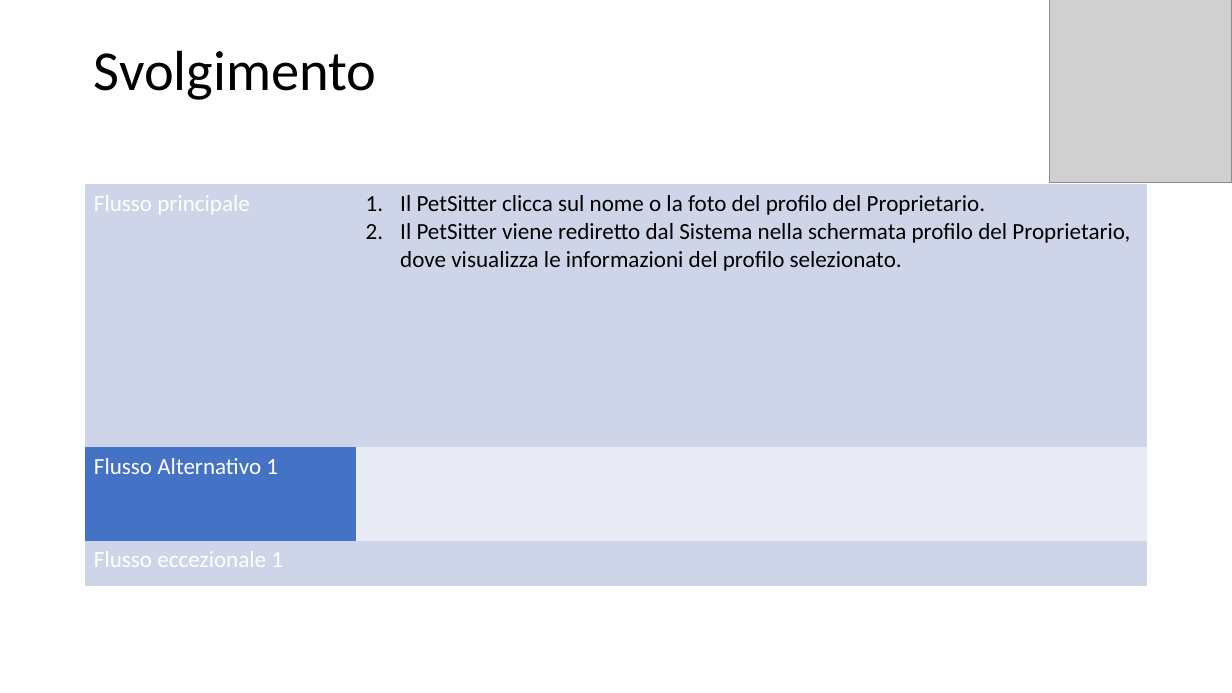
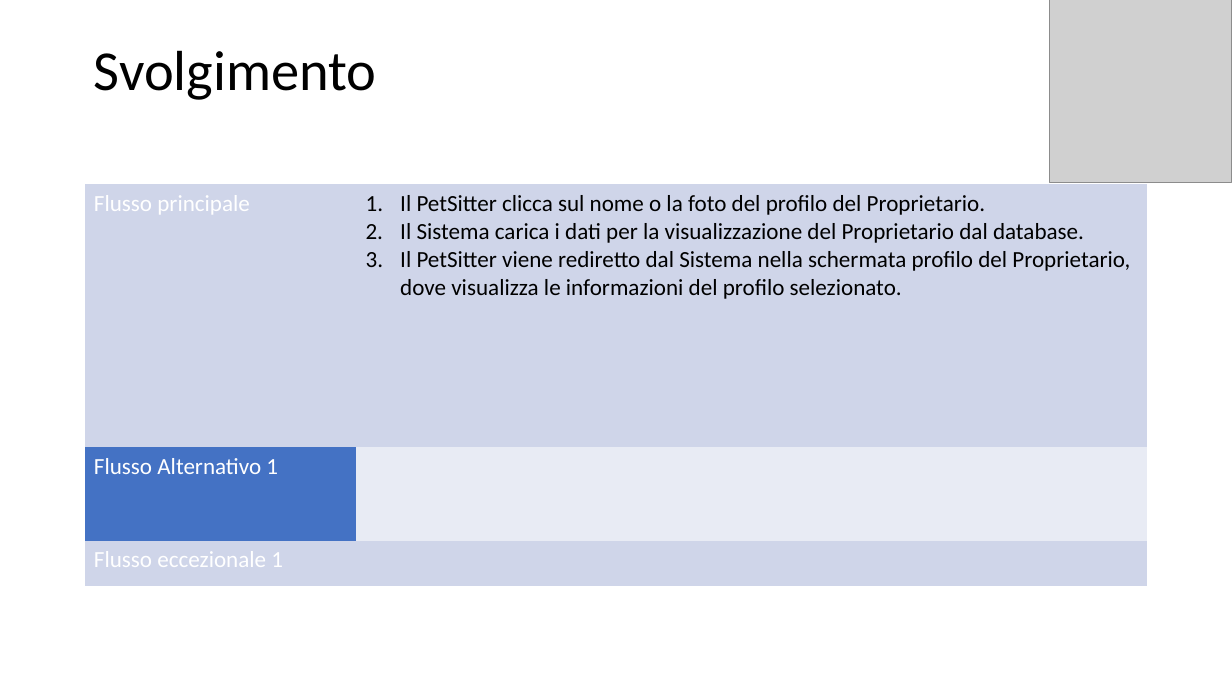
Before and after one commit to itsar19-20/pet, a slide deck: slide 4 of docs/useCaseTemplate/UseCase 33_VisualizzaProfiloProprietario_PetSitter.pptx. Drawn at 1232x693 pixels with LibreOffice and Linux fonts; fonts in the diff are those of the drawing; grey boxes stand for pictures. Boxes give left, top, right and bottom in pixels: in the first picture for what was removed or moved away, otherwise in the second. Text is boxed around its words. In the diff, an @@ line names an element or a change of style, - is before the commit and + after.

```diff
--- a/docs/useCaseTemplate/UseCase 33_VisualizzaProfiloProprietario_PetSitter.pptx
+++ b/docs/useCaseTemplate/UseCase 33_VisualizzaProfiloProprietario_PetSitter.pptx
@@ table at bbox=[85, 185, 1148, 571] @@
-row 1, column 2: Il PetSitter clicca sul nome o la foto del profilo del Proprietario. / Il PetSitter viene rediretto dal Sistema nella schermata profilo del Proprietario, dove visualizza le informazioni del profilo selezionato.
+row 1, column 2: Il PetSitter clicca sul nome o la foto del profilo del Proprietario. / Il Sistema carica i dati per la visualizzazione del Proprietario dal database. / Il PetSitter viene rediretto dal Sistema nella schermata profilo del Proprietario, dove visualizza le informazioni del profilo selezionato.
```
Also in this commit, not shown: 1 other file.
